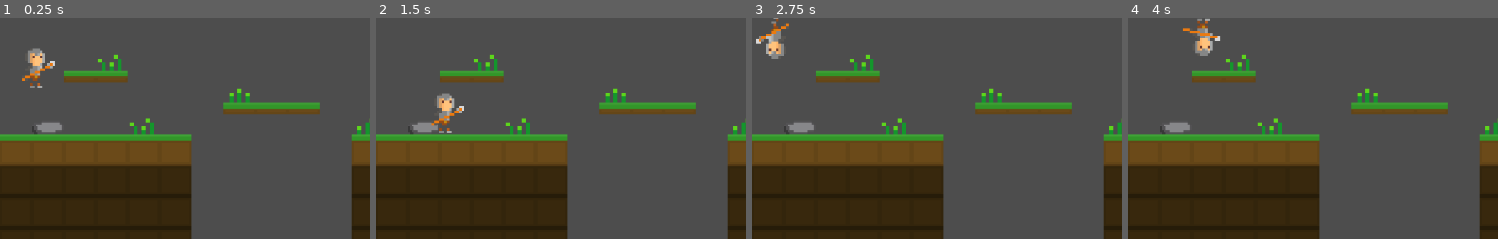
Above: before the commit, frames 1-4 (left to right).
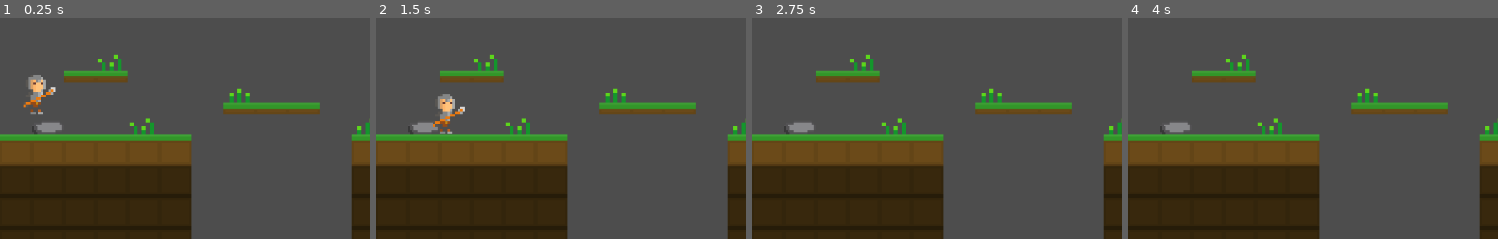
Above: after the commit, the same moments.

Repository: KindaBoringHere/puzzle-platformer
Game: Godot game, scene res://scenes/test.tscn
Same seed, same stepped clock (60 frames per second), same inputs: the game is played once before the commit and once after it.
Inputs:
- Up to frame 1 (0.25 s): no input
- Up to frame 2 (1.5 s): hold Right (ui_right) from 0.53 s (still down); tap G (attack) at 0.6, 1.35 s
- Up to frame 3 (2.75 s): release Right (ui_right) at 2.03 s; hold Left (ui_left) from 2.03 s (still down); tap H (gravity) at 2.1 s; tap G (attack) at 2.3 s
- Up to frame 4 (4 s): release Left (ui_left) at 2.78 s; hold Right (ui_right) from 2.78 s (still down); tap G (attack) at 2.85, 3.6 s
The pictures show only the part of the screen within x 0-50%, y 0-50%; the shares and areas given below are measured in that part.

The runs differ from the first frame. In frame 1, 1.2% of the frame differs, in the area x 5-16%, y 13-44%; in frame 2, 0.4%; in frame 3, 0.7%; in frame 4, 0.7%.

Commit message:
player update
makes the player go back after dying

Diff:
--- a/scenes/player.gd
+++ b/scenes/player.gd
@@ -4,8 +4,10 @@
 var dead: bool = false
 const SPEED = 300.0
 var gravity_direction: String = "down"
+var start_pos
 
 func _ready() -> void:
+	start_pos =position
 	add_to_group("player")
 
 func _physics_process(delta: float) -> void:
@@ -74,9 +76,18 @@
 			$attack_animation_duration.start()
 			velocity.x = 0  # Ensure the player stops moving when attacking
 
+
+func _on_attack_animation_duration_timeout() -> void:
+	attacking = false
+
 func _on_death_barrier_death() -> void:
+	$death_animation.start()
 	$sprite.play("death")
 	dead = true
 
-func _on_attack_animation_duration_timeout() -> void:
-	attacking = false
+	#makes the player go back after dying :)
+
+func _on_death_animation_timeout():
+	print("going back")
+	position = start_pos
+	dead = false
--- a/scenes/player.tscn
+++ b/scenes/player.tscn
@@ -199,7 +199,7 @@
 "duration": 1.0,
 "texture": SubResource("AtlasTexture_wyydk")
 }],
-"loop": true,
+"loop": false,
 "name": &"attack",
 "speed": 1.0
 }, {
@@ -225,7 +225,7 @@
 "duration": 1.0,
 "texture": SubResource("AtlasTexture_cthhm")
 }],
-"loop": true,
+"loop": false,
 "name": &"death",
 "speed": 3.0
 }, {
@@ -247,13 +247,13 @@
 }],
 "loop": true,
 "name": &"idle",
-"speed": 5.0
+"speed": 2.5
 }, {
 "frames": [{
 "duration": 1.0,
 "texture": SubResource("AtlasTexture_25iqy")
 }],
-"loop": true,
+"loop": false,
 "name": &"reset",
 "speed": 5.0
 }, {
@@ -290,11 +290,11 @@
 }],
 "loop": true,
 "name": &"run",
-"speed": 5.0
+"speed": 2.5
 }]
 
 [sub_resource type="RectangleShape2D" id="RectangleShape2D_48swi"]
-size = Vector2(2.98852, 10.9448)
+size = Vector2(1.49426, 10.9448)
 
 [node name="player" type="CharacterBody2D"]
 safe_margin = 1.0
@@ -303,14 +303,12 @@
 [node name="sprite" type="AnimatedSprite2D" parent="."]
 position = Vector2(1, -8)
 sprite_frames = SubResource("SpriteFrames_4x6r6")
-animation = &"attack"
-frame = 8
-frame_progress = 0.448814
+animation = &"death"
 speed_scale = 3.0
 offset = Vector2(3, 0)
 
 [node name="hitbox" type="CollisionShape2D" parent="."]
-position = Vector2(3.5, -8)
+position = Vector2(3.25, -8.00001)
 rotation = -3.14159
 scale = Vector2(5.01922, -1.67432)
 shape = SubResource("RectangleShape2D_48swi")
@@ -319,4 +317,8 @@
 wait_time = 0.677
 one_shot = true
 
+[node name="death_animation" type="Timer" parent="."]
+one_shot = true
+
 [connection signal="timeout" from="attack_animation_duration" to="." method="_on_attack_animation_duration_timeout"]
+[connection signal="timeout" from="death_animation" to="." method="_on_death_animation_timeout"]
--- a/scenes/test.tscn
+++ b/scenes/test.tscn
@@ -38,21 +38,21 @@
 position_smoothing_enabled = true
 
 [node name="player" parent="." instance=ExtResource("2_2amrs")]
-position = Vector2(110, 85)
+position = Vector2(111, 135)
 scale = Vector2(3, 3)
 
 [node name="barriers" type="Node2D" parent="."]
 
 [node name="death_barrier2" parent="barriers" instance=ExtResource("3_hdqs3")]
-position = Vector2(-5403, 41)
+position = Vector2(-5385, 31)
 scale = Vector2(16, 1)
 
 [node name="death_barrier" parent="barriers" instance=ExtResource("3_hdqs3")]
-position = Vector2(-330, 587)
+position = Vector2(-318, 621)
 scale = Vector2(2, 1)
 
 [node name="death_barrier3" parent="barriers" instance=ExtResource("3_hdqs3")]
-position = Vector2(68, -607)
+position = Vector2(24, -660)
 rotation = 1.5708
 scale = Vector2(4, 1)
 
